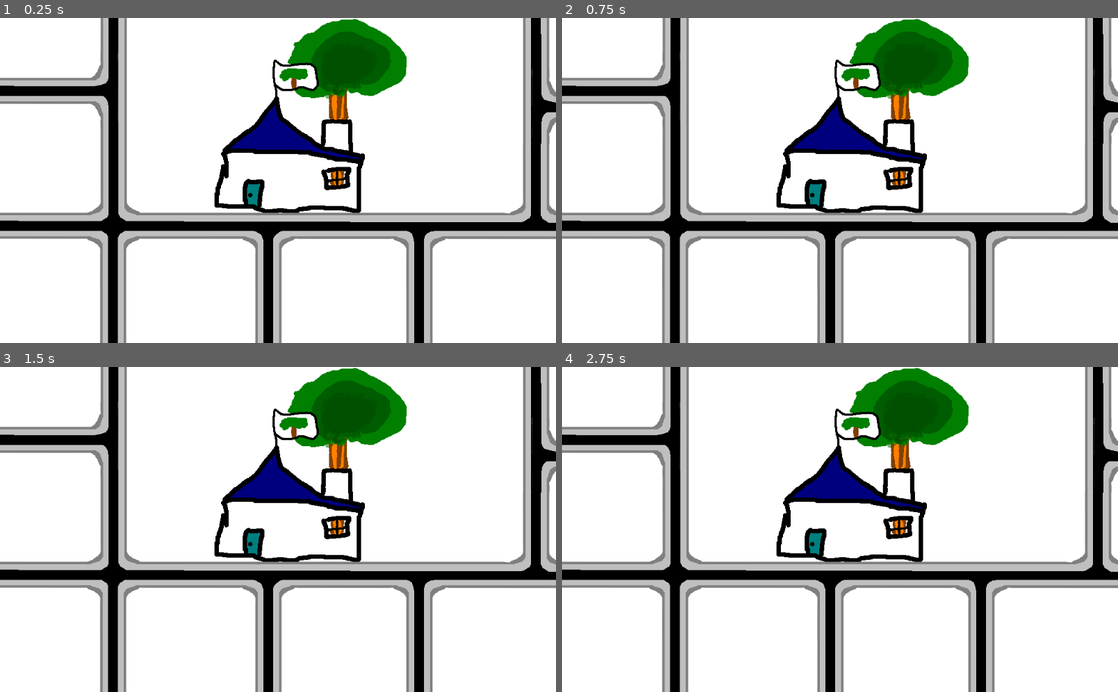
Above: before the commit, frames 1-4 (two rows, left to right).
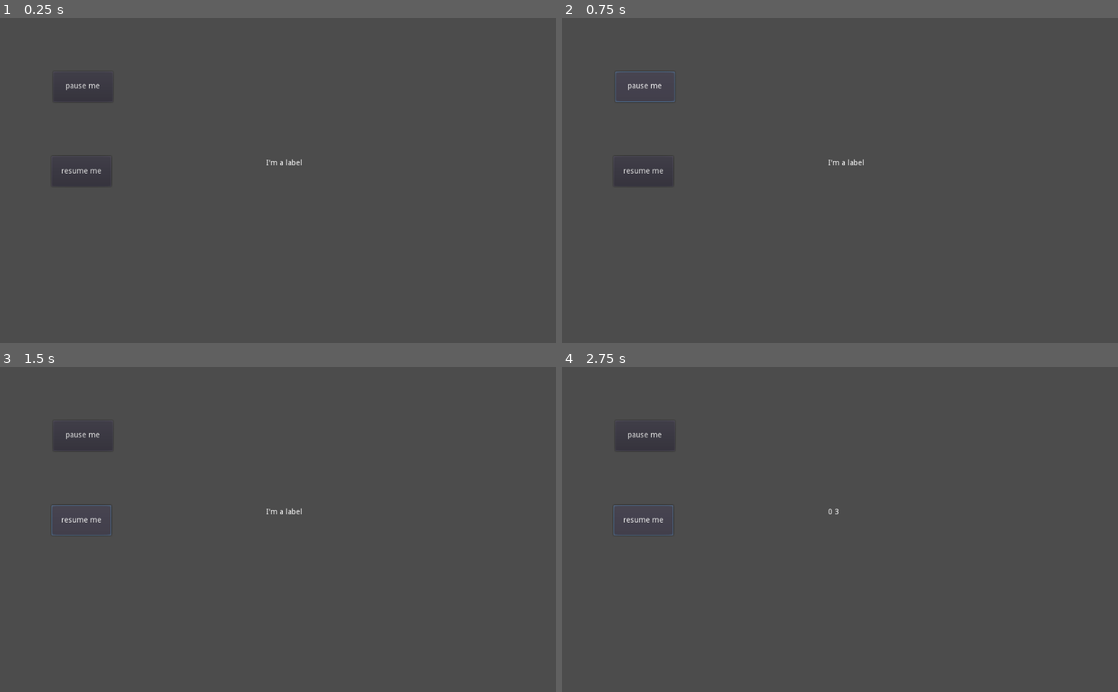
Above: after the commit, the same moments.

Repository: Speedphoenix/Mayor-of-Kanaka
Game: Godot game, scene res://dummytests/TestScene.tscn
Two runs of this game, one before a commit and one after it. Both use one fixed random seed, a clock stepped at 60 frames per second and the inputs below. Before the commit the project starts from res://scenes/MainScene.tscn.
Inputs (mouse positions are in pixels of both pictures, inside the frame that each line leads up to):
- Up to frame 1 (0.25 s): no input
- Up to frame 2 (0.75 s): click (645, 86) at 0.5 s, where only the run after the commit has a clickable "pause me"
- Up to frame 3 (1.5 s): click (83, 519) at 1.25 s, where only the run after the commit has a clickable "resume me"
- Up to frame 4 (2.75 s): click (645, 519) at 2 s, where only the run after the commit has a clickable "resume me"

The runs differ from the first frame. In frame 1, 100% of the frame differs, in the area x 0-100%, y 0-100%; in frame 2, 100%; in frame 3, 100%; in frame 4, 100%.

Commit message:
Create TurnController

Diff:
--- /dev/null
+++ b/dummytests/TestLabel.gd
@@ -0,0 +1,10 @@
+extends Label
+
+func showmachin(newturn, newday = 1):
+	text = str(newturn) + " " + str(newday)
+
+func pauseit():
+	get_node("../TurnController").pause_turns()
+
+func resumeit():
+	get_node("../TurnController").resume_turns()
--- /dev/null
+++ b/dummytests/TestScene.tscn
@@ -0,0 +1,44 @@
+[gd_scene load_steps=3 format=2]
+
+[ext_resource path="res://dummytests/TestLabel.gd" type="Script" id=1]
+[ext_resource path="res://scenes/TurnController.tscn" type="PackedScene" id=2]
+
+[node name="TestScene" type="Node"]
+
+[node name="TestLabel" type="Label" parent="."]
+margin_left = 489.946
+margin_top = 261.454
+margin_right = 556.946
+margin_bottom = 275.454
+text = "I'm a label"
+script = ExtResource( 1 )
+__meta__ = {
+"_edit_use_anchors_": false
+}
+
+[node name="Button" type="Button" parent="."]
+margin_left = 98.1391
+margin_top = 98.8882
+margin_right = 208.139
+margin_bottom = 154.888
+text = "pause me"
+__meta__ = {
+"_edit_use_anchors_": false
+}
+
+[node name="Button2" type="Button" parent="."]
+margin_left = 95.1425
+margin_top = 254.712
+margin_right = 205.143
+margin_bottom = 310.712
+text = "resume me"
+__meta__ = {
+"_edit_use_anchors_": false
+}
+
+[node name="TurnController" parent="." instance=ExtResource( 2 )]
+days_in_a_month = 5
+[connection signal="pressed" from="Button" to="TestLabel" method="pauseit"]
+[connection signal="pressed" from="Button2" to="TestLabel" method="resumeit"]
+[connection signal="miniturn_changed" from="TurnController" to="TestLabel" method="showmachin"]
+[connection signal="turn_changed" from="TurnController" to="TestLabel" method="showmachin"]
--- a/project.godot
+++ b/project.godot
@@ -15,4 +15,4 @@
 
 [application]
 
-run/main_scene="res://scenes/MainScene.tscn"
+run/main_scene="res://dummytests/TestScene.tscn"
--- a/scenes/MainScene.tscn
+++ b/scenes/MainScene.tscn
@@ -1,7 +1,8 @@
 [gd_scene load_steps=4 format=2]
 
 [ext_resource path="res://assets/dummy_kanaka.png" type="Texture" id=1]
-[ext_resource path="res://scripts/DummyCity.gd" type="Script" id=2]
+[ext_resource path="res://dummytests/DummyCity.gd" type="Script" id=2]
+
 
 [sub_resource type="GDScript" id=1]
 script/source = "extends Node
--- /dev/null
+++ b/scenes/TurnController.tscn
@@ -0,0 +1,6 @@
+[gd_scene load_steps=2 format=2]
+
+[ext_resource path="res://scripts/TurnController.gd" type="Script" id=1]
+
+[node name="TurnController" type="Node"]
+script = ExtResource( 1 )
--- /dev/null
+++ b/scripts/TurnController.gd
@@ -0,0 +1,74 @@
+extends Node
+
+# Note that if it gets paused, on resume it will wait the whole time, not just what was remaining
+
+signal miniturn_changed(turn_number, miniturn_number)
+signal turn_changed(turn_number, miniturn_number)
+
+# A miniturn is a 'day', the intermediary turns inside a 'month' (a full 'turn')
+export var days_in_a_month: int = 30
+export var inter_miniturn_delay := 0.7
+export var inter_turn_delay := 2.0
+export var trigger_first_miniturn: bool = false
+export var is_paused = false
+
+# Do we count from 1 or from 0? or something else?
+export var FIRST_MINITURN_NUMBER := 1
+
+var current_turn_no = 0
+var current_miniturn_no = FIRST_MINITURN_NUMBER
+var _turn_timer: Timer
+var _miniturn_timer: Timer
+
+# Called when the node enters the scene tree for the first time.
+func _ready():
+	_miniturn_timer = Timer.new()
+	add_child(_miniturn_timer)
+	_miniturn_timer.wait_time = inter_miniturn_delay
+	_miniturn_timer.one_shot = true # We may need to stop it often
+	_miniturn_timer.connect("timeout", self, "on_miniturn_timeout")
+	_turn_timer = Timer.new()
+	add_child(_turn_timer)
+	_turn_timer.wait_time = inter_turn_delay
+	_turn_timer.one_shot = true # We may need to stop it often
+	_turn_timer.connect("timeout", self, "on_turn_timeout")
+	launch_next_timers()
+
+
+func launch_next_timers():
+	if current_miniturn_no >= days_in_a_month:
+		_turn_timer.start()
+	else:
+		_miniturn_timer.start()
+
+func on_miniturn_timeout():
+	current_miniturn_no += 1
+	trigger_next_miniturn()
+	launch_next_timers()
+
+func on_turn_timeout():
+	current_turn_no += 1
+	current_miniturn_no = FIRST_MINITURN_NUMBER
+	trigger_next_turn()
+	launch_next_timers()
+
+func trigger_next_miniturn():
+	emit_signal("miniturn_changed", current_turn_no, current_miniturn_no)
+
+
+func trigger_next_turn():
+	emit_signal("turn_changed", current_turn_no, current_miniturn_no)
+	if trigger_first_miniturn:
+		trigger_next_miniturn()
+
+func pause_turns():
+	_turn_timer.stop()
+	_miniturn_timer.stop()
+	is_paused = true
+
+# This will also reset the time left to next turn
+func resume_turns(force_timer_reset: bool = false):
+	if !is_paused && !force_timer_reset:
+		return
+	is_paused = false
+	launch_next_timers()
Renamed: scripts/DummyCity.gd -> dummytests/DummyCity.gd
